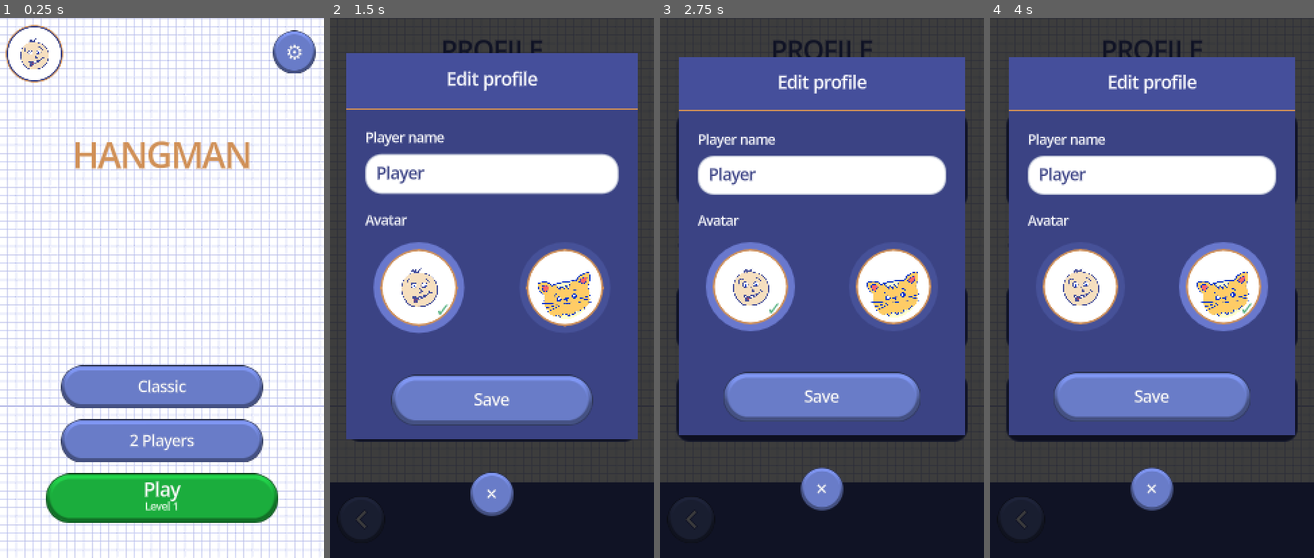
Above: before the commit, frames 1-4 (left to right).
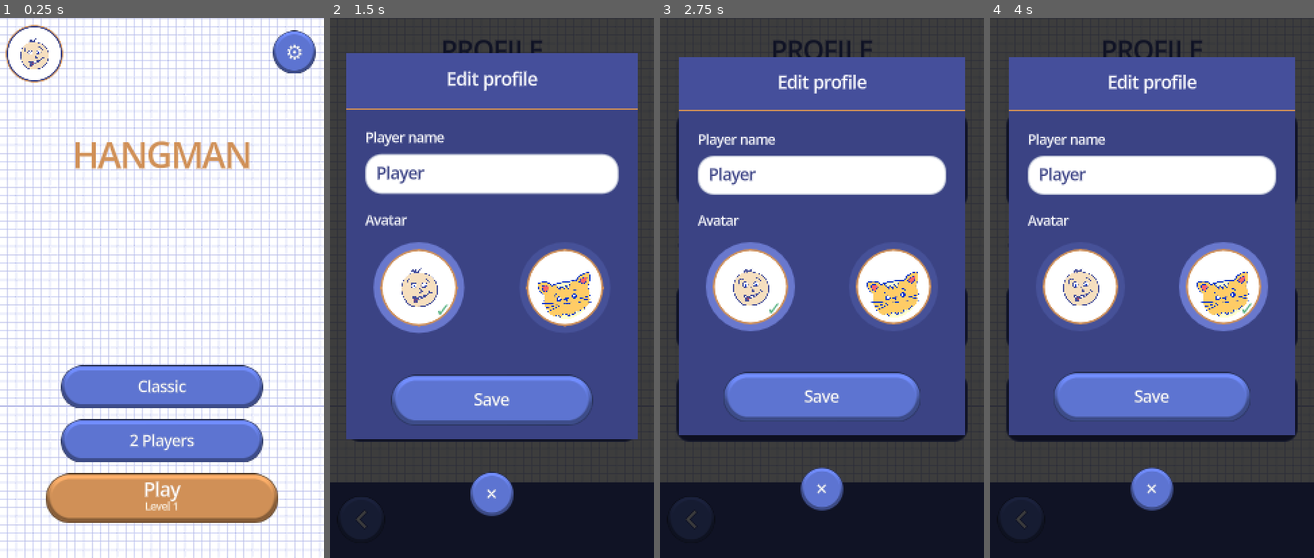
Above: after the commit, the same moments.

Repository: trinarr/hangman20_godot
Game: Godot game, scene res://scenes/Main.tscn
Same seed, same stepped clock (60 frames per second), same inputs: the game is played once before the commit and once after it.
Inputs (mouse positions are in pixels of both pictures, inside the frame that each line leads up to):
- Up to frame 1 (0.25 s): no input
- Up to frame 2 (1.5 s): click (365, 55) at 0.5 s; click (492, 158) at 1.25 s
- Up to frame 3 (2.75 s): click (750, 288) at 2.02 s
- Up to frame 4 (4 s): click (1223, 288) at 2.77 s; tap Enter at 3.5 s; move the mouse to (1223, 261) at 3.52 s; click (1223, 261) at 3.67 s

The runs differ from the first frame. In frame 1, 6.3% of the frame differs, in the area x 14-86%, y 84-94%; in frame 2, less than 0.1%; in frame 3, less than 0.1%; in frame 4, less than 0.1%.

Commit message:
Фиксы цветов

Diff:
--- a/scripts/main.gd
+++ b/scripts/main.gd
@@ -376,6 +376,12 @@
 	button.stage_rect = rect
 	return button
 
+func _disable_button_input_without_changing_visual(button: Control) -> void:
+	# Some selected states must stay visually active after their one-time action,
+	# but using the regular disabled flag would replace that state with gray.
+	button.mouse_filter = Control.MOUSE_FILTER_IGNORE
+	button.mouse_default_cursor_shape = Control.CURSOR_ARROW
+
 func _stage_round_button(rect: Rect2, callable: Callable, icon_text: String = "", disabled: bool = false, selected: bool = false, disabled_overlay_alpha: float = 0.32, color_preset: int = ROUND_BUTTON_COLOR_BLUE) -> Control:
 	var button: FlashStageTextureButton = STAGE_ROUND_BUTTON_SCRIPT.new() as FlashStageTextureButton
 	button.call("configure_text", icon_text, disabled, selected, 28, disabled_overlay_alpha)
@@ -1024,7 +1030,7 @@
 
 func _stage_single_player_menu_button(rect: Rect2, callable: Callable) -> void:
 	# Keep all visible copy inside the actual StageLongButton. This guarantees
-	# that the whole green surface remains one hit target instead of being
+	# that the whole orange surface remains one hit target instead of being
 	# partially covered by separate stage controls.
 	var button := _stage_main_button(
 		rect,
@@ -1036,7 +1042,7 @@
 		false,
 		false,
 		false,
-		LONG_BUTTON_COLOR_GREEN
+		LONG_BUTTON_COLOR_ORANGE
 	)
 
 	var title_label := Label.new()
@@ -1049,7 +1055,7 @@
 	title_label.vertical_alignment = VERTICAL_ALIGNMENT_BOTTOM
 	title_label.add_theme_font_size_override("font_size", 27)
 	title_label.add_theme_color_override("font_color", Color.WHITE)
-	title_label.add_theme_color_override("font_outline_color", Color(0.08, 0.36, 0.13, 0.92))
+	title_label.add_theme_color_override("font_outline_color", Color(0.48, 0.24, 0.08, 0.92))
 	title_label.add_theme_constant_override("outline_size", 2)
 	button.add_child(title_label)
 
@@ -1062,8 +1068,8 @@
 	level_label.horizontal_alignment = HORIZONTAL_ALIGNMENT_CENTER
 	level_label.vertical_alignment = VERTICAL_ALIGNMENT_TOP
 	level_label.add_theme_font_size_override("font_size", 15)
-	level_label.add_theme_color_override("font_color", Color(0.91, 1.0, 0.92, 1.0))
-	level_label.add_theme_color_override("font_outline_color", Color(0.08, 0.36, 0.13, 0.80))
+	level_label.add_theme_color_override("font_color", Color(1.0, 0.96, 0.90, 1.0))
+	level_label.add_theme_color_override("font_outline_color", Color(0.48, 0.24, 0.08, 0.80))
 	level_label.add_theme_constant_override("outline_size", 1)
 	button.add_child(level_label)
 
@@ -1200,7 +1206,7 @@
 			false,
 			false,
 			false,
-			LONG_BUTTON_COLOR_GREEN
+			LONG_BUTTON_COLOR_ORANGE
 		)
 
 func _start_single_player_word(level_index: int, word_slot: int) -> void:
@@ -1610,7 +1616,7 @@
 		false,
 		false,
 		!custom_word_text.is_empty(),
-		LONG_BUTTON_COLOR_GREEN
+		LONG_BUTTON_COLOR_ORANGE
 	)
 
 func _stage_custom_switch(rect: Rect2, setting_index: int) -> void:
@@ -2045,12 +2051,18 @@
 			animate_state
 		)
 
-	var open_hint_disabled: bool = !GameSession.can_use_open_letter_hint()
-	var remove_hint_disabled: bool = !GameSession.can_use_remove_wrong_hint()
-	# Gameplay hints are deliberate orange secondary actions. Used or unavailable
-	# hints still fall back to the shared gray disabled state.
-	_stage_main_icon_button(Rect2(160.0, 404.0, 102.0, 49.0), Callable(self, "_use_open_hint"), "", HINT_ICON_CHECK_TEXTURE, Vector2(25.0, 25.0), 26, open_hint_disabled, 0.0, false, open_hint_disabled, LONG_BUTTON_COLOR_ORANGE)
-	_stage_main_icon_button(Rect2(272.0, 404.0, 102.0, 49.0), Callable(self, "_use_remove_hint"), "", HINT_ICON_CROSS_TEXTURE, Vector2(25.0, 25.0), 26, remove_hint_disabled, 0.0, false, remove_hint_disabled, LONG_BUTTON_COLOR_ORANGE)
+	var open_hint_used: bool = GameSession.open_hint_used
+	var remove_hint_used: bool = GameSession.remove_wrong_hint_used
+	var open_hint_unavailable: bool = !open_hint_used and !GameSession.can_use_open_letter_hint()
+	var remove_hint_unavailable: bool = !remove_hint_used and !GameSession.can_use_remove_wrong_hint()
+	# Available hints are orange. Once activated, they keep the same blue pressed
+	# state as enabled switches in Settings, while remaining unavailable for input.
+	var open_hint_button := _stage_main_icon_button(Rect2(160.0, 404.0, 102.0, 49.0), Callable(self, "_use_open_hint"), "", HINT_ICON_CHECK_TEXTURE, Vector2(25.0, 25.0), 26, open_hint_unavailable, 0.0, false, open_hint_used, LONG_BUTTON_COLOR_ORANGE)
+	var remove_hint_button := _stage_main_icon_button(Rect2(272.0, 404.0, 102.0, 49.0), Callable(self, "_use_remove_hint"), "", HINT_ICON_CROSS_TEXTURE, Vector2(25.0, 25.0), 26, remove_hint_unavailable, 0.0, false, remove_hint_used, LONG_BUTTON_COLOR_ORANGE)
+	if open_hint_used:
+		_disable_button_input_without_changing_visual(open_hint_button)
+	if remove_hint_used:
+		_disable_button_input_without_changing_visual(remove_hint_button)
 
 	if GameState.current_mode != MODE_TWO_PLAYER:
 		var comment_disabled: bool = GameSession.get_word_hint().strip_edges() == ""
@@ -2329,7 +2341,7 @@
 			if left_label != null:
 				left_label.add_theme_color_override("font_color", Color.WHITE)
 
-	_stage_main_button(Rect2(435.0, 404.0, MENU_BUTTON_SIZE.x, MENU_BUTTON_SIZE.y), Callable(self, "_result_right_action"), _result_right_button_text(), 18, false, 0.32, false, false, true, LONG_BUTTON_COLOR_GREEN)
+	_stage_main_button(Rect2(435.0, 404.0, MENU_BUTTON_SIZE.x, MENU_BUTTON_SIZE.y), Callable(self, "_result_right_action"), _result_right_button_text(), 18, false, 0.32, false, false, true, LONG_BUTTON_COLOR_ORANGE)
 
 func _spaced_result_word(word: String) -> String:
 	var characters := PackedStringArray()
--- a/scripts/main_portrait.gd
+++ b/scripts/main_portrait.gd
@@ -266,7 +266,7 @@
 	var button_x: float = 90.0
 	_stage_main_button(Rect2(button_x, 515.0, PORTRAIT_LONG_BUTTON_SIZE.x, PORTRAIT_LONG_BUTTON_SIZE.y), Callable(self, "show_theme_select"), Database.tr_text(1, "Classic"), 22)
 	_stage_main_button(Rect2(button_x, 595.0, PORTRAIT_LONG_BUTTON_SIZE.x, PORTRAIT_LONG_BUTTON_SIZE.y), Callable(self, "show_custom_word"), Database.tr_text(2, "Two Player"), 22)
-	# The green CTA follows the same 80 px vertical rhythm as the orange buttons.
+	# The primary CTA follows the same 80 px vertical rhythm as the other buttons.
 	# Its dimensions are 15% larger than the standard long button.
 	_stage_single_player_menu_button(Rect2(67.5, 675.0, 345.0, 73.6), Callable(self, "show_single_player_level_select"))
 	_portrait_end_adaptive_group(menu_buttons_content)
@@ -518,7 +518,7 @@
 		false,
 		false,
 		!custom_word_text.is_empty(),
-		LONG_BUTTON_COLOR_GREEN
+		LONG_BUTTON_COLOR_ORANGE
 	)
 
 func start_custom_game() -> void:
@@ -737,10 +737,18 @@
 			x += slot_gap
 
 func _stage_portrait_hint_buttons(open_hint_rect: Rect2, remove_hint_rect: Rect2, open_hint_disabled: bool, remove_hint_disabled: bool) -> void:
-	# Gameplay hints are orange while available. Disabled hints continue to use
-	# the shared neutral gray state from StageLongButton.
-	_stage_main_icon_button(open_hint_rect, Callable(self, "_use_open_hint"), "", HINT_ICON_CHECK_TEXTURE, Vector2(28.0, 28.0), 26, open_hint_disabled, 0.0, false, open_hint_disabled, LONG_BUTTON_COLOR_ORANGE)
-	_stage_main_icon_button(remove_hint_rect, Callable(self, "_use_remove_hint"), "", HINT_ICON_CROSS_TEXTURE, Vector2(28.0, 28.0), 26, remove_hint_disabled, 0.0, false, remove_hint_disabled, LONG_BUTTON_COLOR_ORANGE)
+	var open_hint_used: bool = GameSession.open_hint_used
+	var remove_hint_used: bool = GameSession.remove_wrong_hint_used
+	var open_hint_unavailable: bool = open_hint_disabled and !open_hint_used
+	var remove_hint_unavailable: bool = remove_hint_disabled and !remove_hint_used
+	# Activated hints mirror the blue selected state of enabled Settings toggles,
+	# but their input remains blocked because each hint can only be used once.
+	var open_hint_button := _stage_main_icon_button(open_hint_rect, Callable(self, "_use_open_hint"), "", HINT_ICON_CHECK_TEXTURE, Vector2(28.0, 28.0), 26, open_hint_unavailable, 0.0, false, open_hint_used, LONG_BUTTON_COLOR_ORANGE)
+	var remove_hint_button := _stage_main_icon_button(remove_hint_rect, Callable(self, "_use_remove_hint"), "", HINT_ICON_CROSS_TEXTURE, Vector2(28.0, 28.0), 26, remove_hint_unavailable, 0.0, false, remove_hint_used, LONG_BUTTON_COLOR_ORANGE)
+	if open_hint_used:
+		_disable_button_input_without_changing_visual(open_hint_button)
+	if remove_hint_used:
+		_disable_button_input_without_changing_visual(remove_hint_button)
 
 func _stage_portrait_lives_counter(upper_block_shift: float) -> void:
 	var icon_rect: Rect2 = PORTRAIT_LIVES_ICON_RECT
@@ -884,7 +892,7 @@
 	_portrait_end_adaptive_group(result_root_content)
 
 	_stage_round_icon_button(_portrait_footer_round_button_rect(PORTRAIT_RESULT_CLOSE_BUTTON_RECT), Callable(self, "show_menu"), RESULT_CLOSE_ICON, _portrait_footer_icon_size(Vector2(23.0, 23.0)))
-	_stage_main_button(_portrait_footer_long_button_rect(PORTRAIT_RESULT_CONTINUE_BUTTON_RECT), Callable(self, "_result_right_action"), _result_right_button_text(), _portrait_footer_font_size(22), false, 0.32, false, false, true, LONG_BUTTON_COLOR_GREEN)
+	_stage_main_button(_portrait_footer_long_button_rect(PORTRAIT_RESULT_CONTINUE_BUTTON_RECT), Callable(self, "_result_right_action"), _result_right_button_text(), _portrait_footer_font_size(22), false, 0.32, false, false, true, LONG_BUTTON_COLOR_ORANGE)
 
 func _fit_single_line_label_to_width(label: Label, text: String, available_width: float, max_font_size: int, min_font_size: int) -> void:
 	label.autowrap_mode = TextServer.AUTOWRAP_OFF
@@ -929,7 +937,7 @@
 	_stage_round_icon_button(_portrait_footer_round_button_rect(PORTRAIT_RESULT_CLOSE_BUTTON_RECT), Callable(self, "show_menu"), RESULT_CLOSE_ICON, _portrait_footer_icon_size(Vector2(23.0, 23.0)))
 	if GameState.current_mode == MODE_CLASSIC:
 		_stage_round_icon_button(_portrait_footer_round_button_rect(PORTRAIT_RESULT_THEME_BUTTON_RECT), Callable(self, "show_theme_select"), PORTRAIT_RESULT_THEME_MENU_ICON, _portrait_footer_icon_size(Vector2(32.0, 30.0)))
-	_stage_main_button(_portrait_footer_long_button_rect(PORTRAIT_RESULT_CONTINUE_BUTTON_RECT), Callable(self, "_result_right_action"), _result_right_button_text(), _portrait_footer_font_size(22), false, 0.32, false, false, true, LONG_BUTTON_COLOR_GREEN)
+	_stage_main_button(_portrait_footer_long_button_rect(PORTRAIT_RESULT_CONTINUE_BUTTON_RECT), Callable(self, "_result_right_action"), _result_right_button_text(), _portrait_footer_font_size(22), false, 0.32, false, false, true, LONG_BUTTON_COLOR_ORANGE)
 
 func show_records() -> void:
 	show_profile()
--- a/scripts/ui/stage_long_button.gd
+++ b/scripts/ui/stage_long_button.gd
@@ -30,12 +30,13 @@
 const GREEN_NORMAL_TINT := Color(0.13, 0.83, 0.29, 1.0)
 const GREEN_PRESSED_TINT := Color(0.10, 0.64, 0.22, 1.0)
 const GREEN_SELECTED_TINT := Color(0.115, 0.735, 0.255, 1.0)
-const BLUE_NORMAL_TINT := Color("#8097F4")
-const BLUE_PRESSED_TINT := Color("#667DD8")
-const BLUE_SELECTED_TINT := Color("#566BC2")
-const BLUE_OUTLINE_COLOR := Color("#35478F")
+const BLUE_NORMAL_TINT := Color("#728EFF")
+const BLUE_PRESSED_TINT := Color("#5B74E0")
+const BLUE_SELECTED_TINT := Color("#4B61C7")
+const BLUE_OUTLINE_COLOR := Color("#2F438C")
 const DEFAULT_OUTLINE_COLOR := Color(0.23, 0.26, 0.52, 1.0)
 const DISABLED_TINT := Color(0.60, 0.60, 0.60, 1.0)
+const DISABLED_OPACITY: float = 0.85
 
 var attention_bounce_enabled: bool = false:
 	set(value):
@@ -200,7 +201,7 @@
 		# Reuse the pressed relief so the disabled button has the same inverted
 		# highlight/shadow direction, but keep it neutral gray and non-interactive.
 		use_pressed_parts = true
-		background_tint = DISABLED_TINT
+		background_tint = Color(DISABLED_TINT.r, DISABLED_TINT.g, DISABLED_TINT.b, DISABLED_OPACITY)
 	elif selected:
 		background_tint = selected_tint
 	elif _is_down:
@@ -328,7 +329,10 @@
 		return
 	_label.text = button_text
 	_label.add_theme_font_size_override("font_size", button_font_size)
-	_label.add_theme_color_override("font_color", disabled_text_color if button_disabled else text_color)
+	var label_color: Color = disabled_text_color if button_disabled else text_color
+	if button_disabled:
+		label_color = Color(label_color.r, label_color.g, label_color.b, label_color.a * DISABLED_OPACITY)
+	_label.add_theme_color_override("font_color", label_color)
 	_label.add_theme_color_override("font_outline_color", outline_color)
 	_label.add_theme_constant_override("outline_size", outline_size)
 	_sync_content_layout()
@@ -338,7 +342,7 @@
 		return
 	_icon_rect.texture = icon_texture
 	_icon_rect.visible = icon_texture != null
-	_icon_rect.modulate = Color.WHITE
+	_icon_rect.modulate = Color(1.0, 1.0, 1.0, DISABLED_OPACITY if button_disabled else 1.0)
 	_sync_content_layout()
 
 func _sync_content_layout() -> void:
--- a/scripts/ui/stage_round_button.gd
+++ b/scripts/ui/stage_round_button.gd
@@ -24,13 +24,14 @@
 const ORANGE_PRESSED_TINT := Color(0.862745, 0.517647, 0.274510, 1.0)
 const ORANGE_SELECTED_TINT := Color(0.550420, 0.630252, 1.0, 1.0)
 const DISABLED_TINT := Color(0.60, 0.60, 0.60, 1.0)
+const DISABLED_OPACITY: float = 0.85
 const GREEN_NORMAL_TINT := Color(0.13, 0.83, 0.29, 1.0)
 const GREEN_PRESSED_TINT := Color(0.10, 0.64, 0.22, 1.0)
 const GREEN_SELECTED_TINT := Color(0.115, 0.735, 0.255, 1.0)
-const BLUE_NORMAL_TINT := Color("#8097F4")
-const BLUE_PRESSED_TINT := Color("#667DD8")
-const BLUE_SELECTED_TINT := Color("#566BC2")
-const BLUE_ICON_OUTLINE_COLOR := Color("#35478F")
+const BLUE_NORMAL_TINT := Color("#728EFF")
+const BLUE_PRESSED_TINT := Color("#5B74E0")
+const BLUE_SELECTED_TINT := Color("#4B61C7")
+const BLUE_ICON_OUTLINE_COLOR := Color("#2F438C")
 const DEFAULT_ICON_OUTLINE_COLOR := Color(0.27, 0.31, 0.61, 1.0)
 
 var attention_bounce_enabled: bool = false:
@@ -192,7 +193,7 @@
 		# Match the pressed button's inverted relief while keeping the disabled
 		# state neutral gray and unavailable for pointer input.
 		background_texture = PRESSED_TEXTURE
-		background_tint = DISABLED_TINT
+		background_tint = Color(DISABLED_TINT.r, DISABLED_TINT.g, DISABLED_TINT.b, DISABLED_OPACITY)
 	elif selected:
 		background_texture = PRESSED_TEXTURE
 		background_tint = selected_tint
@@ -280,14 +281,17 @@
 	if _icon_rect == null or _icon_label == null:
 		return
 	var has_texture: bool = icon_texture != null
+	var visual_opacity: float = DISABLED_OPACITY if button_disabled else 1.0
+	var current_icon_color := Color(icon_color.r, icon_color.g, icon_color.b, icon_color.a * visual_opacity)
+	var current_outline_color := Color(icon_outline_color.r, icon_outline_color.g, icon_outline_color.b, icon_outline_color.a * visual_opacity)
 	_icon_rect.visible = has_texture
 	_icon_rect.texture = icon_texture
-	_icon_rect.modulate = icon_modulate
+	_icon_rect.modulate = Color(icon_modulate.r, icon_modulate.g, icon_modulate.b, icon_modulate.a * visual_opacity)
 	_icon_label.visible = !has_texture and icon_text != ""
 	_icon_label.text = icon_text
 	_icon_label.add_theme_font_size_override("font_size", icon_font_size)
-	_icon_label.add_theme_color_override("font_color", icon_color)
-	_icon_label.add_theme_color_override("font_outline_color", icon_outline_color)
+	_icon_label.add_theme_color_override("font_color", current_icon_color)
+	_icon_label.add_theme_color_override("font_outline_color", current_outline_color)
 	_icon_label.add_theme_constant_override("outline_size", icon_outline_size)
 
 func _sync_icon_layout() -> void:
